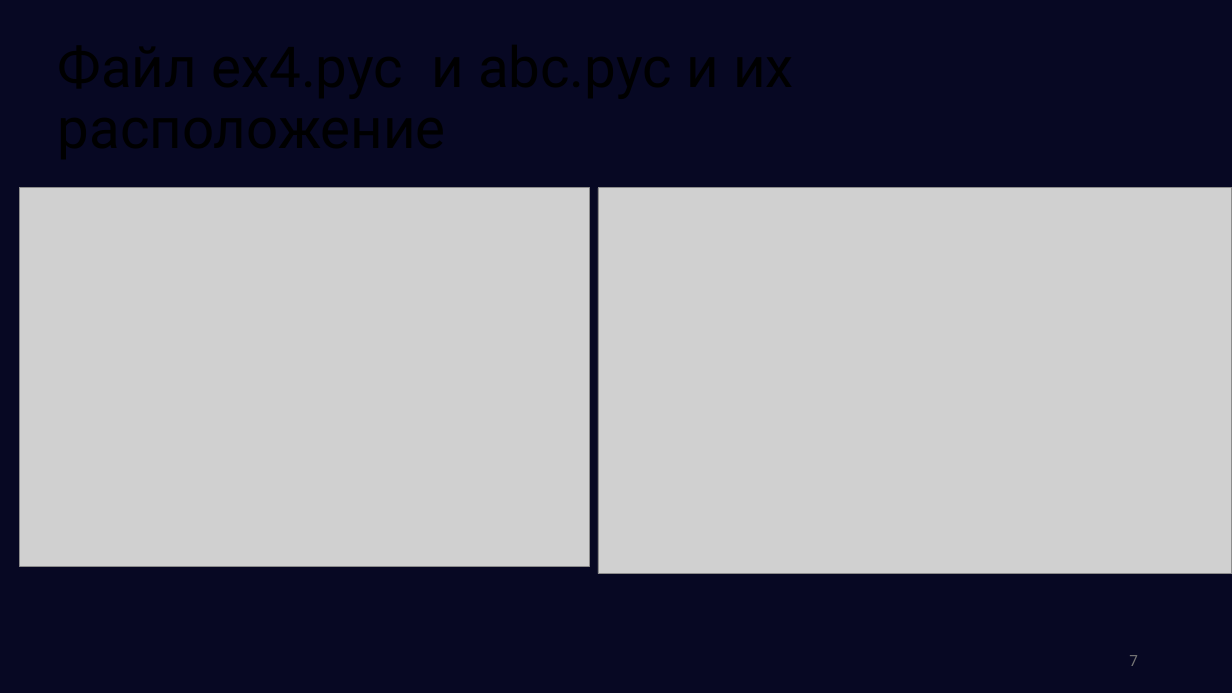
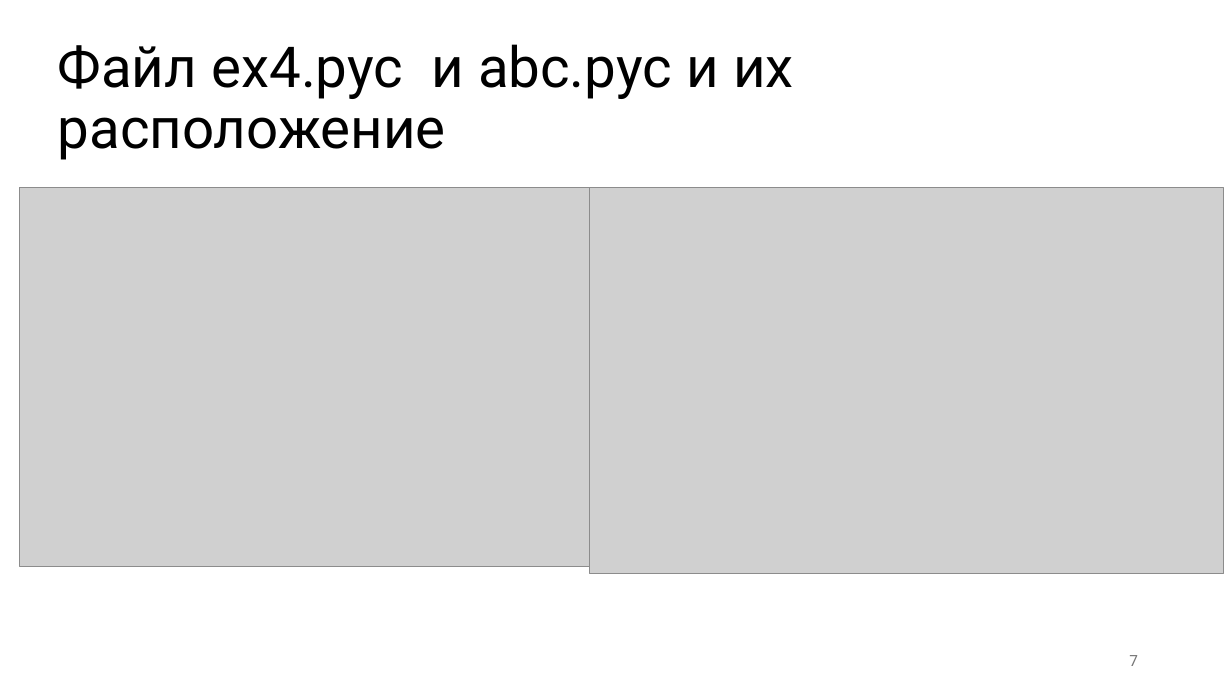
Before and after one commit to RemigayloYegor/Reverse_TKI-341_REM_LEV, a slide deck: slide 7 of Лр4_Python_Ремигайло_Е.В_Левин.В.М.pptx. Drawn at 1232x693 pixels with LibreOffice and Linux fonts; fonts in the diff are those of the drawing; grey boxes stand for pictures. Boxes give left, top, right and bottom in pixels: in the first picture for what was removed or moved away, otherwise in the second. Text is boxed around its words. In the diff, an @@ line names an element or a change of style, - is before the commit and + after.

Commit message:
ex-4

```diff
--- a/Лр4_Python_Ремигайло_Е.В_Левин.В.М.pptx
+++ b/Лр4_Python_Ремигайло_Е.В_Левин.В.М.pptx
@@ background #070823 to #FFFFFF @@
@@ title added at [58,44,794,160], 44 pt, text #000000 @@
+Файл ex4.pyc и abc.pyc и их расположение
@@ picture: place and size @@
-picture at [598,188,1232,573]
+picture at [590,188,1224,573]
```
